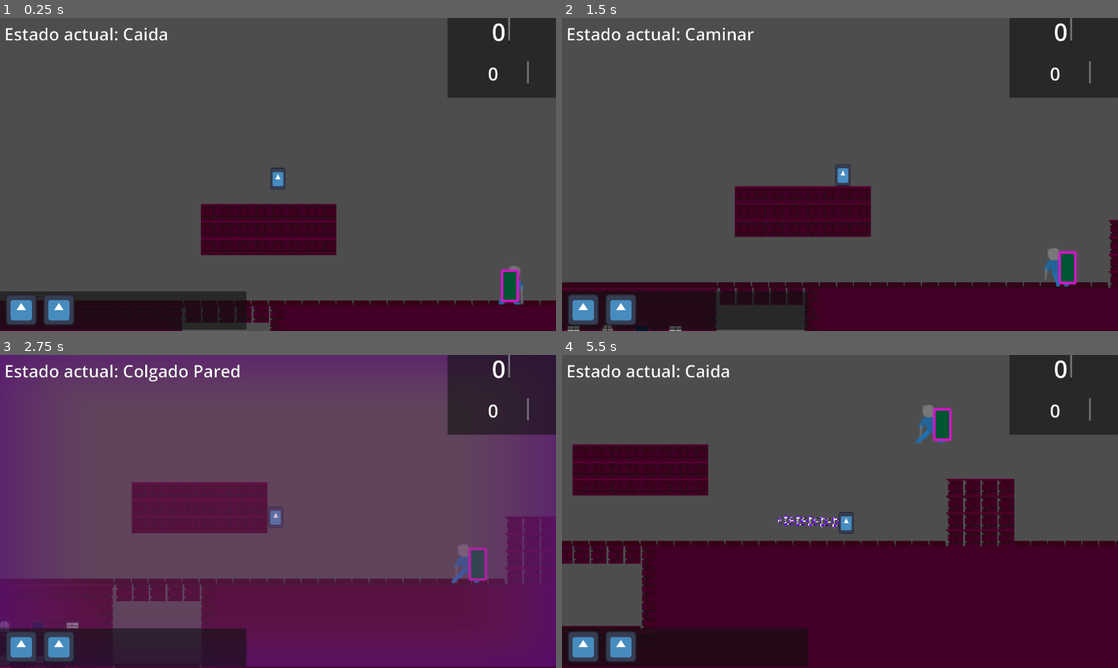
Above: before the commit, frames 1-4 (two rows, left to right).
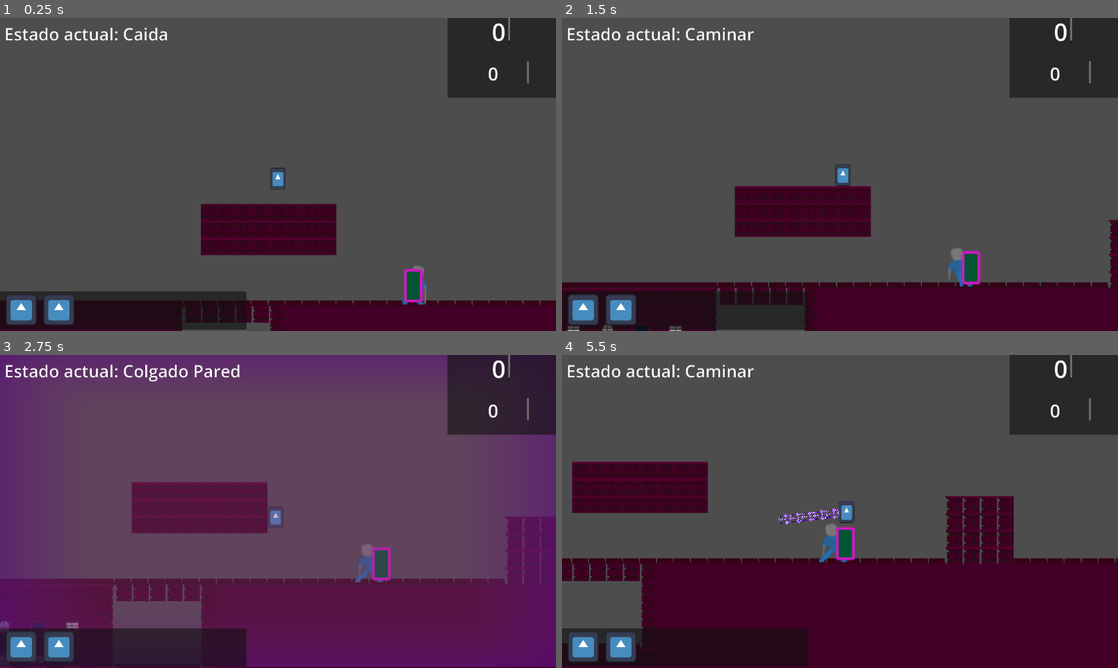
Above: after the commit, the same moments.

Repository: Proyecto-Carpincho/Proyecto-Carpincho
Game: Godot game, scene res://Scenes/stg/emTestStg00.tscn
Two runs of this game, one before a commit and one after it. Both use one fixed random seed, a clock stepped at 60 frames per second and the inputs below. This scene is started directly instead of the project's main scene. The engine's default icon, where the game draws it, is replaced by a stand-in: a white triangle on a blue panel in a dark square.
Inputs (mouse positions are in pixels of both pictures, inside the frame that each line leads up to):
- Up to frame 1 (0.25 s): no input
- Up to frame 2 (1.5 s): move the mouse to (812, 237) at 0.52 s; press the mouse at (812, 237) at 0.53 s; hold D (Move Right) from 0.53 s (still down); tap Space (Jump) at 0.77 s; move the mouse to (1006, 221) at 1.27 s; release the mouse at (1006, 221) at 1.28 s; click (1006, 221) at 1.35 s
- Up to frame 3 (2.75 s): tap Space (Jump) at 1.52 s; move the mouse to (111, 464) at 2.02 s; release D (Move Right) at 2.03 s; press the mouse at (111, 464) at 2.03 s; hold A (Move Left) from 2.03 s (still down); tap Ctrl (Bullet Time) at 2.1 s
- Up to frame 4 (5.5 s): move the mouse to (867, 511) at 2.77 s; release the mouse at (867, 511) at 2.78 s; right-click (867, 511) at 2.85 s; tap Space (Jump) at 3.02, 3.77, 4.52 s; click (867, 511) at 3.05 s; move the mouse to (756, 433) at 3.52 s; hold Shift (Run) 3.53-4.28 s; click (756, 433) at 3.8 s; move the mouse to (962, 495) at 4.27 s; release A (Move Left) at 4.28 s; hold D (Move Right) from 4.28 s (still down); click (962, 495) at 4.35 s; move the mouse to (728, 527) at 5.02 s; press the mouse at (728, 527) at 5.03 s

The runs differ from the first frame. In frame 1, 0.9% of the frame differs, in the area x 72-95%, y 79-92%; in frame 2, 1.2%; in frame 3, 1.1%; in frame 4, 12%, in the area x 0-100%, y 3-94%.

Commit message:
Enemigo
Placaje mejorado.
Pathfinding movido a una funcion.
Archivos mas ordenados.

Diff:
--- a/Scenes/Em/BaseEm.tscn
+++ b/Scenes/Em/BaseEm.tscn
@@ -79,6 +79,7 @@
 [node name="DistanciaJugador" type="RayCast2D" parent="."]
 
 [node name="DamagArea" type="Area2D" parent="."]
+monitoring = false
 
 [node name="CollisionShape2D" type="CollisionShape2D" parent="DamagArea"]
 
--- a/Scenes/Em/ShieldCop.tscn
+++ b/Scenes/Em/ShieldCop.tscn
@@ -10,9 +10,9 @@
 [ext_resource type="Texture2D" uid="uid://gwyuscvrlx4p" path="res://Sprites/Prueba/Em/heavyCop/turn1WIP.png" id="10_0yxdh"]
 [ext_resource type="Script" uid="uid://ch28gho3h2lph" path="res://Scripts/Em/ShieldCop/RangoAtaqueShieldCop.gd" id="10_cp0p1"]
 [ext_resource type="Script" uid="uid://bmdewqnsbar8q" path="res://Scripts/Em/ShieldCop/PlacajeShieldCop.gd" id="10_vrn4w"]
-[ext_resource type="Script" uid="uid://ds2hrjf7uairh" path="res://Scripts/Em/PerseguirGenerico.gd" id="12_3nc5l"]
-[ext_resource type="Script" uid="uid://bnfnbhlmlommg" path="res://Scripts/Em/MuerteGenerica.gd" id="13_3nc5l"]
-[ext_resource type="Script" uid="uid://d2d3tvhcmf4ja" path="res://Scripts/Em/PatrullarGenerico.gd" id="13_fgpuc"]
+[ext_resource type="Script" uid="uid://ds2hrjf7uairh" path="res://Scripts/Em/EstadosGenericos/PerseguirGenerico.gd" id="12_3nc5l"]
+[ext_resource type="Script" uid="uid://bnfnbhlmlommg" path="res://Scripts/Em/EstadosGenericos/MuerteGenerica.gd" id="13_3nc5l"]
+[ext_resource type="Script" uid="uid://d2d3tvhcmf4ja" path="res://Scripts/Em/EstadosGenericos/PatrullarGenerico.gd" id="13_fgpuc"]
 
 [sub_resource type="SpriteFrames" id="SpriteFrames_nqb0s"]
 animations = [{
--- a/Scenes/stg/emTestStg00.tscn
+++ b/Scenes/stg/emTestStg00.tscn
@@ -12,7 +12,7 @@
 [ext_resource type="Texture2D" uid="uid://b30xoslhqynh1" path="res://Sprites/Prueba/Ventanas Prueba/Ventanas.png" id="10_68uta"]
 [ext_resource type="PackedScene" uid="uid://cjmre3cjowgo6" path="res://Scenes/Character.tscn" id="11_p00kn"]
 [ext_resource type="PackedScene" uid="uid://ws714j3bdkap" path="res://Scenes/Muñeco Pruebas.tscn" id="13_r0q7f"]
-[ext_resource type="Script" uid="uid://cl5id8ntqh8y3" path="res://Scripts/AlertManager.gd" id="14_kw0q7"]
+[ext_resource type="Script" uid="uid://cl5id8ntqh8y3" path="res://Scripts/Em/AlertManager.gd" id="14_kw0q7"]
 [ext_resource type="PackedScene" uid="uid://c7p5mspd0lfxc" path="res://Scenes/Em/ShieldCop.tscn" id="15_acpe2"]
 
 [sub_resource type="TileSetAtlasSource" id="TileSetAtlasSource_xrf5d"]
@@ -228,9 +228,9 @@
 sources/5 = SubResource("TileSetAtlasSource_at1lk")
 
 [sub_resource type="NavigationPolygon" id="NavigationPolygon_kw0q7"]
-vertices = PackedVector2Array(1365.95, 384.203, -336.5, 419.789, -389.477, -626.078, 1361.04, -639.922)
+vertices = PackedVector2Array(1559.48, -618.047, 1509.48, 373.063, -1044.35, 390.93, -1080.64, -631.938)
 polygons = Array[PackedInt32Array]([PackedInt32Array(0, 1, 2, 3)])
-outlines = Array[PackedVector2Array]([PackedVector2Array(-346, 430, -400, -636, 1371, -650, 1376, 394)])
+outlines = Array[PackedVector2Array]([PackedVector2Array(-1054, 401, -1091, -642, 1570, -628, 1519, 383)])
 
 [sub_resource type="Curve2D" id="Curve2D_kw0q7"]
 _data = {
@@ -285,7 +285,7 @@
 curve = SubResource("Curve2D_kw0q7")
 
 [node name="BaseEm" parent="." node_paths=PackedStringArray("objetivo", "alert_manager", "ruta") groups=["Enemigos"] instance=ExtResource("15_acpe2")]
-position = Vector2(729, 40)
+position = Vector2(529, 45)
 scale = Vector2(2.5, 2.5)
 objetivo = NodePath("../Jugador")
 alert_manager = NodePath("../AlertManager")
--- a/Scripts/Em/Enemigo.gd
+++ b/Scripts/Em/Enemigo.gd
@@ -48,6 +48,7 @@
 		$DistanciaJugador.target_position = to_local(objetivo.position)
 		distancia_objetivo = $DistanciaJugador.position.distance_to($DistanciaJugador.target_position)
 		var auxVio = false
+		# TODO: Hacer que un solo RayCast checkee todo
 		for i in 3:
 			if $Vista.get_child(i).get_collider() == objetivo:
 				ver_jugador()
@@ -148,8 +149,13 @@
 					break
 		transicion_hijo(state_now, estado_transicionar)
 
+func _pathfind(delta:float, speed_path:float) -> void:
+	var direction:Vector2 = (nav.get_next_path_position() - global_position).normalized()
+	velocity.x = lerp(velocity.x, direction.x * speed_path, 5 * delta)
 
-func _on_damag_area_body_entered(body: Node2D) -> void:
-	var auxSelf := self.get_class()
-	if body is Entidad && body is not Enemigo: # TODO: esto no es ideal
-		body.Golpeado(attack_damage, 0)
+func _check_damage(body: Node2D) -> void: # Creo que se va a tener que mover todo esto a un Animation algo
+	if $DamagArea.monitoring:
+		var auxSelf := self.get_class()
+		if body is Entidad && body is not Enemigo: # TODO: esto no es ideal
+			body.Golpeado(attack_damage, 0)
+			$DamagArea.monitoring = false
--- a/Scripts/Em/PatrullarGenerico.gd
+++ b/Scripts/Em/EstadosGenericos/PatrullarGenerico.gd
@@ -12,7 +12,6 @@
 	cantidad_puntos = ruta.curve.point_count
 	progreso_ruta = 0
 	for i in cantidad_puntos:
-		print
 		if (ruta.curve.get_point_position(i) - padre.position) > (ruta.curve.get_point_position(progreso_ruta)  - padre.position):
 			progreso_ruta = i
 
@@ -20,11 +19,8 @@
 		avanzando = true
 
 func physics_update(delta:float) -> void:
-	var direction:Vector2
-
 	padre.nav.target_position = ruta.curve.get_point_position(progreso_ruta)
-	direction = (padre.nav.get_next_path_position() - padre.global_position).normalized()
-	padre.velocity.x = lerp(padre.velocity.x, direction.x * padre.speed, 5 * delta)
+	padre._pathfind(delta, padre.speed)
 
 	if padre.position.distance_to(ruta.curve.get_point_position(progreso_ruta)) <= 10:
 		if avanzando:
--- a/Scripts/Em/PerseguirGenerico.gd
+++ b/Scripts/Em/EstadosGenericos/PerseguirGenerico.gd
@@ -9,9 +9,8 @@
 	var direction:Vector2
 
 	if padre.vio_jugador == false:
-		padre.nav.target_position = padre.alert_manager.upc
-		direction = (padre.nav.get_next_path_position() - padre.global_position).normalized()
-		padre.velocity.x = lerp(padre.velocity.x, direction.x * padre.speed, 5 * delta)
+		padre.nav.target_position = padre.alert_manager.upc # TODO hacer que avance despues del UPC
+		padre._pathfind(delta, padre.run_speed)
 		if padre.velocity.x > 0:
 			padre.girar(true)
 		elif padre.velocity.x < 0:
--- a/Scripts/Em/RangoAtaqueGenerico.gd
+++ b/Scripts/Em/EstadosGenericos/RangoAtaqueGenerico.gd
@@ -8,8 +8,7 @@
 	if padre.dis_obj_ray.get_collider() != null:
 		if padre.distancia_objetivo <= distancia_para_perder && padre.dis_obj_ray.get_collider().is_class(padre.objetivo.get_class()):
 			padre.nav.target_position = padre.objetivo.position
-			direction = (padre.nav.get_next_path_position() - padre.global_position).normalized()
-			padre.velocity.x = lerp(padre.velocity.x, direction.x * padre.speed, 5 * delta)
+			padre._pathfind(delta, padre.run_speed)
 			if padre.velocity.x > 0:
 				padre.girar(true)
 			elif padre.velocity.x < 0:
--- a/Scripts/Em/ShieldCop/PlacajeShieldCop.gd
+++ b/Scripts/Em/ShieldCop/PlacajeShieldCop.gd
@@ -5,6 +5,7 @@
 var ultima_dir:int
 
 func enter():
+	padre.find_child("DamagArea").monitoring = true
 	padre.animated_sprite.play("placaje")
 	if padre.velocity.x > 0:
 		ultima_dir = velocidad_placaje
@@ -14,14 +15,21 @@
 		Transiciono.emit(self, "RangoAtaqueShieldCop")
 
 func physics_update(delta:float) -> void:
-	#if padre.tocando_jugador(): TODO
-	#	padre.objetivo.Golpeado(daño, 0)
 	if padre.is_on_wall():
-		padre.animated_sprite.play("stun")
-		await get_tree().create_timer(1).timeout
-		padre.animated_sprite.stop()
-		padre.placaje_timer_crear()
-		Transiciono.emit(self, "RangoAtaqueShieldCop")
-
+		var body := padre.objetivo.get_class()
+		if padre.find_child("WallCheck").get_collider() is TileMapLayer:
+			padre.animated_sprite.play("stun")
+			await get_tree().create_timer(1).timeout
+			padre.animated_sprite.stop()
+			padre.placaje_timer_crear()
+			Transiciono.emit(self, "RangoAtaqueShieldCop")
+		elif padre.find_child("WallCheck").get_collider() is Entidad && padre.objetivo is not Enemigo: # TODO otra vez, no ideal
+			if padre.find_child("DamagArea").monitoring:
+				padre._check_damage(padre.objetivo)
+			padre.animated_sprite.play("stun")
+			await get_tree().create_timer(1).timeout
+			padre.animated_sprite.stop()
+			padre.placaje_timer_crear()
+			Transiciono.emit(self, "RangoAtaqueShieldCop")
 	else:
 		padre.velocity.x = ultima_dir
--- a/Scripts/Em/ShieldCop/ShieldCop.gd
+++ b/Scripts/Em/ShieldCop/ShieldCop.gd
@@ -15,14 +15,17 @@
 		cooldown_timer -= 1*delta
 
 func _physics_process(delta: float) -> void:
-	#TODO: Mejorar
+	super._physics_process(delta)
+	if not is_on_floor():
+		velocity += get_gravity() * delta
+
+func _pathfind(delta:float, speed_path:float) -> void:
+	super._pathfind(delta, speed_path)
+	# TODO mejorar
 	if $WallCheck.is_colliding():
-		if $WallCheck.get_collider() is TileMapLayer:
-			velocity.y -= 10
-	else:
-		if not is_on_floor():
-			velocity += get_gravity() * delta
-	super._physics_process(delta)
+		if $WallCheck.get_collider() is TileMapLayer && nav.get_next_path_position().y >= position.y:
+			velocity.y -= 50
+			velocity.x *= 2
 
 func girar(b:bool) -> void:
 	for i in 3:
--- /dev/null
+++ b/Scripts/Em/SpawnerEm.gd
@@ -0,0 +1,9 @@
+extends Node2D
+class_name SpawnerEm
+
+@export var grupo:String
+
+func _ready() -> void:
+	add_to_group(grupo)
+
+# TODO
Renamed: Scripts/AlertManager.gd -> Scripts/Em/AlertManager.gd
Renamed: Scripts/AlertManager.gd.uid -> Scripts/Em/AlertManager.gd.uid
Renamed: Scripts/Em/MuerteGenerica.gd -> Scripts/Em/EstadosGenericos/MuerteGenerica.gd
Renamed: Scripts/Em/MuerteGenerica.gd.uid -> Scripts/Em/EstadosGenericos/MuerteGenerica.gd.uid
Renamed: Scripts/Em/PatrullarGenerico.gd.uid -> Scripts/Em/EstadosGenericos/PatrullarGenerico.gd.uid
Renamed: Scripts/Em/PerseguirGenerico.gd.uid -> Scripts/Em/EstadosGenericos/PerseguirGenerico.gd.uid
Renamed: Scripts/Em/RangoAtaqueGenerico.gd.uid -> Scripts/Em/EstadosGenericos/RangoAtaqueGenerico.gd.uid
Not shown, added: Scripts/Em/SpawnerEm.gd.uid
